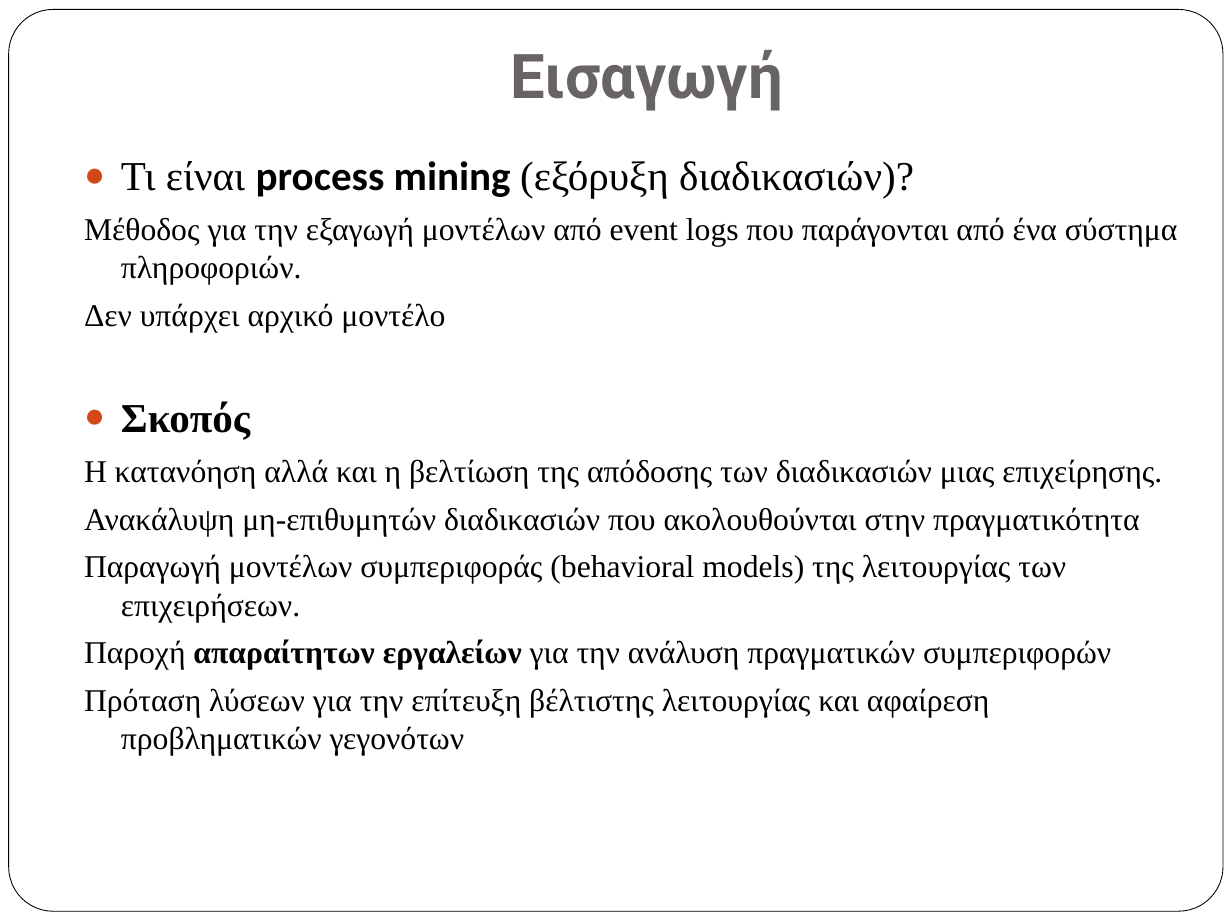
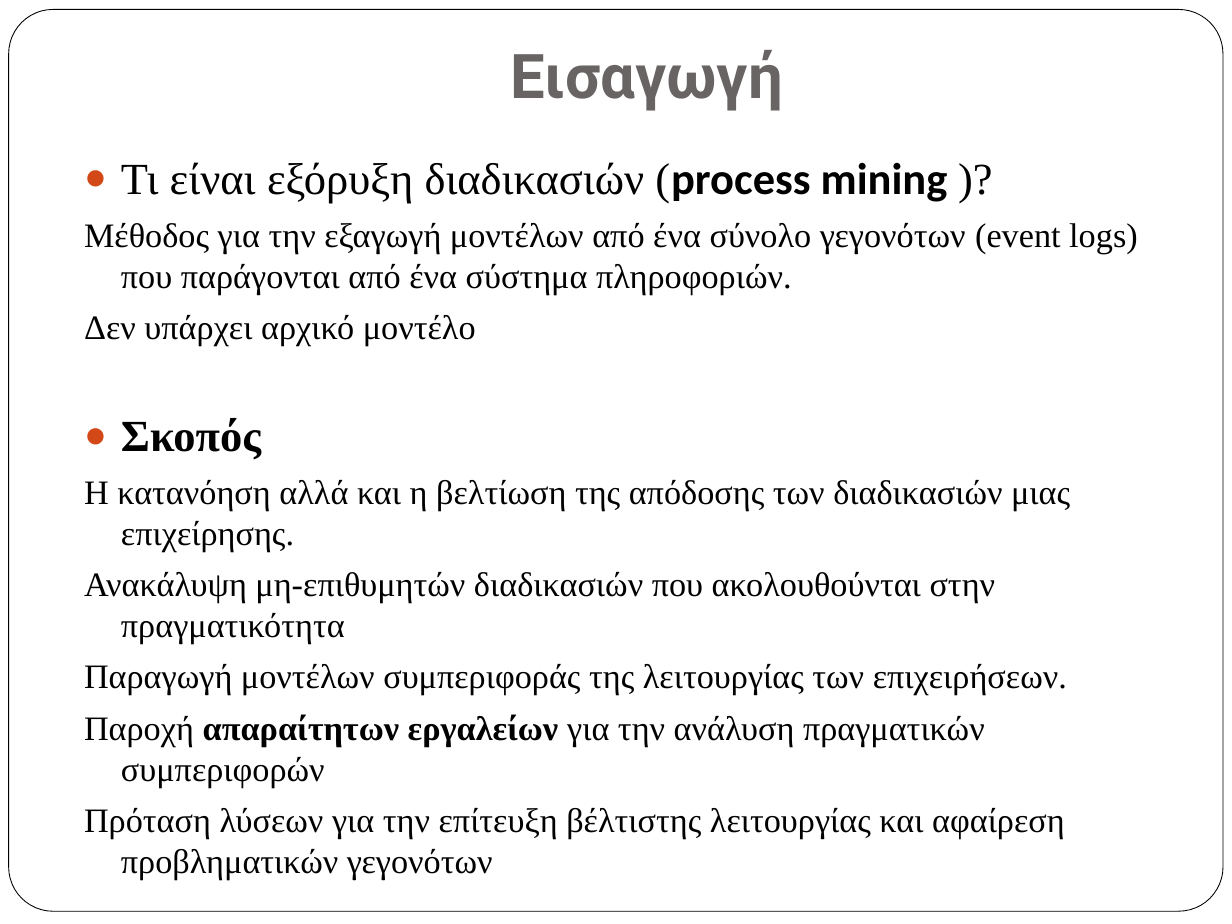
Before and after one commit to vlasisPit/alpha-algorithm-reports, a slide deck: slide 4 of excel/vlasisPitsios_masterThesis.pptx (slide 2 before the commit). Drawn at 1232x924 pixels with LibreOffice and Linux fonts; fonts in the diff are those of the drawing. Boxes give left, top, right and bottom in pixels: in the first picture for what was removed or moved away, otherwise in the second. Text is boxed around its words. In the diff, an @@ line names an element or a change of style, - is before the commit and + after.

```diff
--- a/excel/vlasisPitsios_masterThesis.pptx
+++ b/excel/vlasisPitsios_masterThesis.pptx
@@ text at [84, 162, 1138, 295]: text changed; size 18.5 to 20 pt @@
-● Τι είναι process mining (εξόρυξη διαδικασιών)?
-Μέθοδος για την εξαγωγή μοντέλων από event logs που παράγονται από ένα σύστημα πληροφοριών.
+● Τι είναι εξόρυξη διαδικασιών (process mining )?
+Μέθοδος για την εξαγωγή μοντέλων από ένα σύνολο γεγονότων (event logs) που παράγονται από ένα σύστημα πληροφοριών.
@@ text at [84, 315, 1070, 880]: size 18.5 to 20 pt in "Δεν υπάρχει αρχικό μοντέλο", "Η κατανόηση αλλά και η βελτίωση της ...", "Ανακάλυψη μη-επιθυμητών διαδικασιών που ακολουθούνται στην π ...", "Παροχή απαραίτητων εργαλείων για την ανάλυση πραγματικών ..." and 1 more places; size 24.1 to 26 pt in "Σκοπός" @@
@@ text at [84, 664, 1067, 695]: text changed; size 18.5 to 20 pt @@
-Παραγωγή μοντέλων συμπεριφοράς (behavioral models) της λειτουργίας των επιχειρήσεων.
+Παραγωγή μοντέλων συμπεριφοράς της λειτουργίας των επιχειρήσεων.
```
Also in this commit, not shown: 17 other slides changed, 3 slides added, 1 other file.
